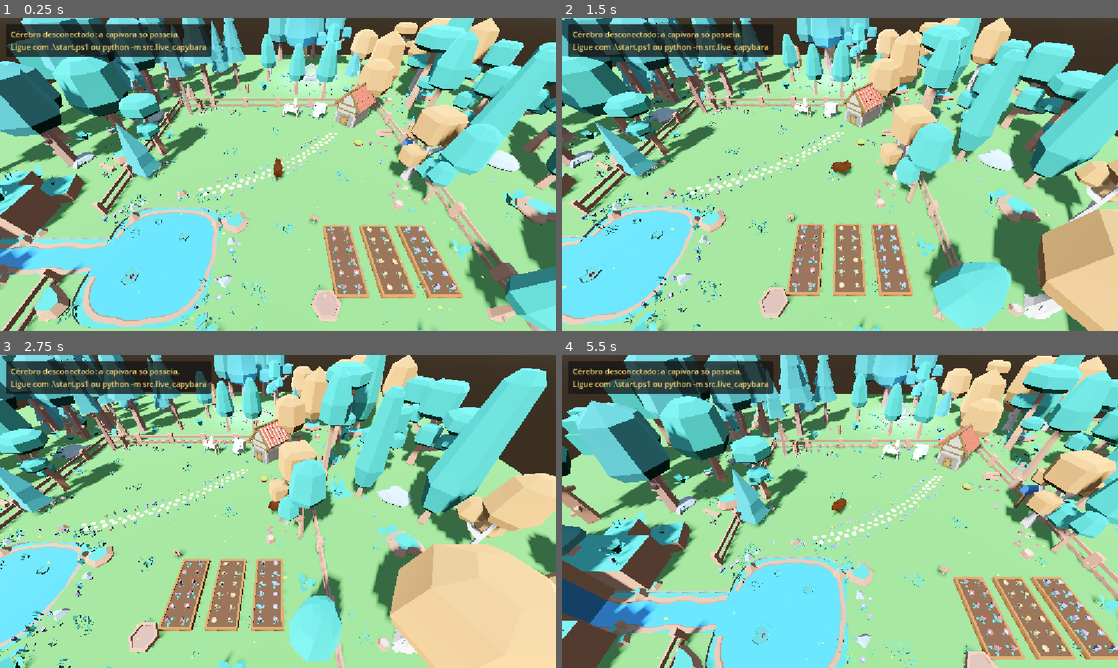
Above: before the commit, frames 1-4 (two rows, left to right).
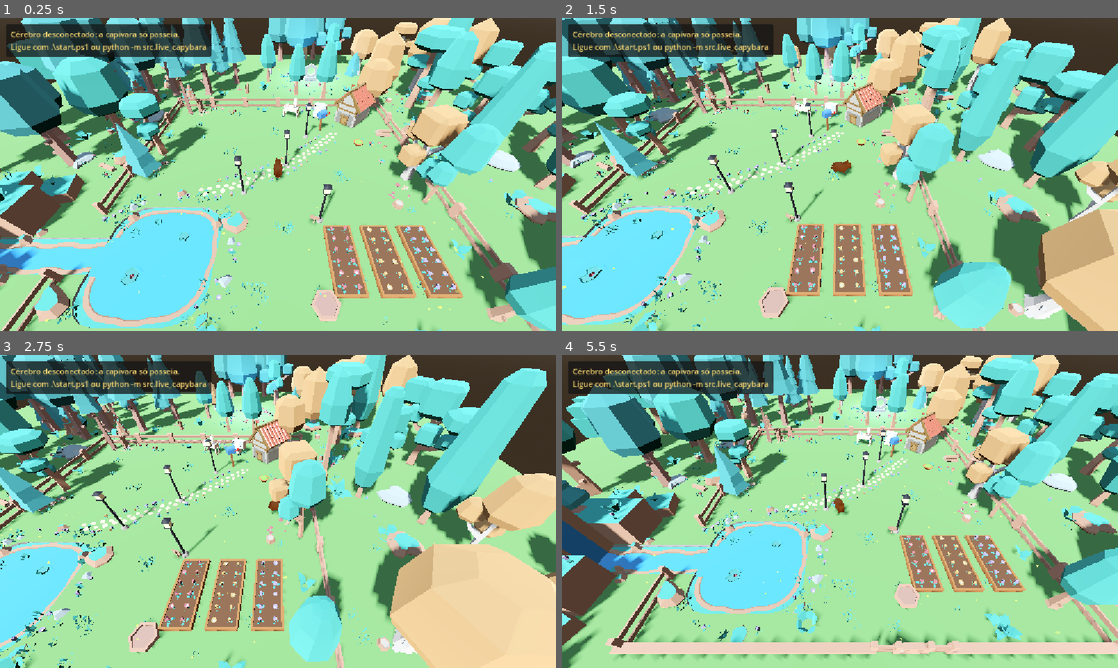
Above: after the commit, the same moments.

Repository: MatheusPatricioo/capivara-ia
Game: Godot game, scene res://scenes/world.tscn
Same seed, same stepped clock (60 frames per second), same inputs: the game is played once before the commit and once after it.
Inputs (mouse positions are in pixels of both pictures, inside the frame that each line leads up to):
- Up to frame 1 (0.25 s): no input
- Up to frame 2 (1.5 s): move the mouse to (962, 158) at 0.52 s; hold D (move_right) 0.53-1.28 s; hold Tab (toggle_control_mode) 0.53-1.28 s; click (962, 158) at 0.67 s; move the mouse to (728, 190) at 1.27 s; hold S (move_backward) from 1.28 s (still down); tap Tab (toggle_control_mode) at 1.35 s
- Up to frame 3 (2.75 s): move the mouse to (333, 442) at 2.02 s; release S (move_backward) at 2.03 s; hold D (move_right) from 2.03 s (still down); hold Tab (toggle_control_mode) from 2.03 s (still down)
- Up to frame 4 (5.5 s): move the mouse to (812, 574) at 2.77 s; release D (move_right) at 2.78 s; release Tab (toggle_control_mode) at 2.78 s; hold W (move_forward) 2.78-3.53 s; tap Tab (toggle_control_mode) at 2.85, 4.35 s; click (812, 574) at 2.92 s; move the mouse to (1006, 558) at 3.52 s; hold Tab (toggle_control_mode) 3.53-4.28 s; hold A (move_left) 3.53-5.03 s; move the mouse to (673, 464) at 4.27 s; move the mouse to (867, 511) at 5.02 s; hold S (move_backward) from 5.03 s (still down); hold Tab (toggle_control_mode) from 5.03 s (still down); click (867, 511) at 5.17 s

The runs differ from the first frame. In frame 1, 0.6% of the frame differs, in the area x 42-76%, y 27-66%; in frame 2, 0.6%; in frame 3, 0.6%; in frame 4, 68%, in the area x 0-100%, y 0-100%.

Commit message:
feat: light her world at night with garden lamp posts and move the mailbox next to the house door

Diff:
--- /dev/null
+++ b/world/scenes/props/lamp_post.tscn
@@ -0,0 +1,95 @@
+[gd_scene format=3]
+
+[ext_resource type="Script" path="res://scripts/props/night_light.gd" id="1_night_light"]
+
+; A garden lamp post built from simple shapes: a stone base, a dark iron post and a
+; lantern whose glass glows and lights the ground at night (NightLight). By day it is off.
+
+[sub_resource type="StandardMaterial3D" id="StandardMaterial3D_iron"]
+albedo_color = Color(0.16, 0.16, 0.18, 1)
+metallic = 0.4
+roughness = 0.6
+
+[sub_resource type="StandardMaterial3D" id="StandardMaterial3D_stone"]
+albedo_color = Color(0.55, 0.53, 0.5, 1)
+roughness = 1.0
+
+[sub_resource type="StandardMaterial3D" id="StandardMaterial3D_glass"]
+albedo_color = Color(1, 0.9, 0.65, 1)
+emission_enabled = true
+emission = Color(1, 0.78, 0.45, 1)
+emission_energy_multiplier = 0.0
+roughness = 0.3
+
+[sub_resource type="CylinderMesh" id="CylinderMesh_base"]
+material = SubResource("StandardMaterial3D_stone")
+top_radius = 0.1
+bottom_radius = 0.13
+height = 0.12
+radial_segments = 8
+rings = 1
+
+[sub_resource type="CylinderMesh" id="CylinderMesh_post"]
+material = SubResource("StandardMaterial3D_iron")
+top_radius = 0.03
+bottom_radius = 0.04
+height = 1.4
+radial_segments = 8
+rings = 1
+
+[sub_resource type="BoxMesh" id="BoxMesh_lantern_glass"]
+material = SubResource("StandardMaterial3D_glass")
+size = Vector3(0.16, 0.2, 0.16)
+
+[sub_resource type="BoxMesh" id="BoxMesh_lantern_floor"]
+material = SubResource("StandardMaterial3D_iron")
+size = Vector3(0.2, 0.03, 0.2)
+
+[sub_resource type="CylinderMesh" id="CylinderMesh_lantern_roof"]
+material = SubResource("StandardMaterial3D_iron")
+top_radius = 0.02
+bottom_radius = 0.16
+height = 0.1
+radial_segments = 4
+rings = 1
+
+[sub_resource type="CylinderShape3D" id="CylinderShape3D_post"]
+height = 1.7
+radius = 0.12
+
+[node name="LampPost" type="StaticBody3D"]
+input_ray_pickable = false
+
+[node name="Base" type="MeshInstance3D" parent="."]
+position = Vector3(0, 0.06, 0)
+mesh = SubResource("CylinderMesh_base")
+
+[node name="Post" type="MeshInstance3D" parent="."]
+position = Vector3(0, 0.8, 0)
+mesh = SubResource("CylinderMesh_post")
+
+[node name="LanternFloor" type="MeshInstance3D" parent="."]
+position = Vector3(0, 1.5, 0)
+mesh = SubResource("BoxMesh_lantern_floor")
+
+[node name="LanternGlass" type="MeshInstance3D" parent="."]
+position = Vector3(0, 1.615, 0)
+mesh = SubResource("BoxMesh_lantern_glass")
+
+[node name="LanternRoof" type="MeshInstance3D" parent="."]
+transform = Transform3D(0.70710677, 0, 0.70710677, 0, 1, 0, -0.70710677, 0, 0.70710677, 0, 1.765, 0)
+mesh = SubResource("CylinderMesh_lantern_roof")
+
+[node name="Light" type="OmniLight3D" parent="."]
+position = Vector3(0, 1.6, 0)
+light_color = Color(1, 0.8, 0.5, 1)
+omni_range = 4.5
+omni_attenuation = 1.2
+script = ExtResource("1_night_light")
+night_energy = 1.8
+glow_material = SubResource("StandardMaterial3D_glass")
+night_glow_energy = 3.0
+
+[node name="PostCollision" type="CollisionShape3D" parent="."]
+position = Vector3(0, 0.85, 0)
+shape = SubResource("CylinderShape3D_post")
--- a/world/scenes/world.tscn
+++ b/world/scenes/world.tscn
@@ -108,6 +108,7 @@
 [ext_resource type="Script" path="res://scripts/world_sky.gd" id="world_sky"]
 [ext_resource type="PackedScene" path="res://scenes/props/mailbox.tscn" id="mailbox"]
 [ext_resource type="PackedScene" path="res://scenes/props/writing_desk.tscn" id="writing_desk"]
+[ext_resource type="PackedScene" path="res://scenes/props/lamp_post.tscn" id="lamp_post"]
 [ext_resource type="Script" path="res://scripts/writing_desk/writing_desk_viewer.gd" id="writing_desk_viewer"]
 
 [sub_resource type="ProceduralSkyMaterial" id="ProceduralSkyMaterial_sky"]
@@ -951,7 +952,21 @@
 transform = Transform3D(0.4740882, 0, -0.88047737, 0, 1, 0, 0.88047737, 0, 0.4740882, 3.9, 0, -2.1)
 
 [node name="Mailbox" parent="Home" instance=ExtResource("mailbox")]
-transform = Transform3D(0, 0, -1, 0, 1, 0, 1, 0, 0, 5.4, 0, -0.8)
+transform = Transform3D(0.559, 0, -0.829, 0, 1, 0, 0.829, 0, 0.559, 2.2, 0, -3.3)
+
+[node name="GardenLights" type="Node3D" parent="." groups=["navigation_source"]]
+
+[node name="LampPostByTheDoor" parent="GardenLights" instance=ExtResource("lamp_post")]
+transform = Transform3D(1, 0, 0, 0, 1, 0, 0, 0, 1, 1.4, 0, -2.7)
+
+[node name="LampPostMidPath" parent="GardenLights" instance=ExtResource("lamp_post")]
+transform = Transform3D(1, 0, 0, 0, 1, 0, 0, 0, 1, 0.35, 0, -0.55)
+
+[node name="LampPostByThePond" parent="GardenLights" instance=ExtResource("lamp_post")]
+transform = Transform3D(1, 0, 0, 0, 1, 0, 0, 0, 1, -1.3, 0, 1.0)
+
+[node name="LampPostByTheGarden" parent="GardenLights" instance=ExtResource("lamp_post")]
+transform = Transform3D(1, 0, 0, 0, 1, 0, 0, 0, 1, 1.4, 0, 2.2)
 
 [node name="NavigationRegion" type="NavigationRegion3D" parent="." unique_id=1730609506]
 navigation_mesh = SubResource("NavigationMesh_walkable_area")
